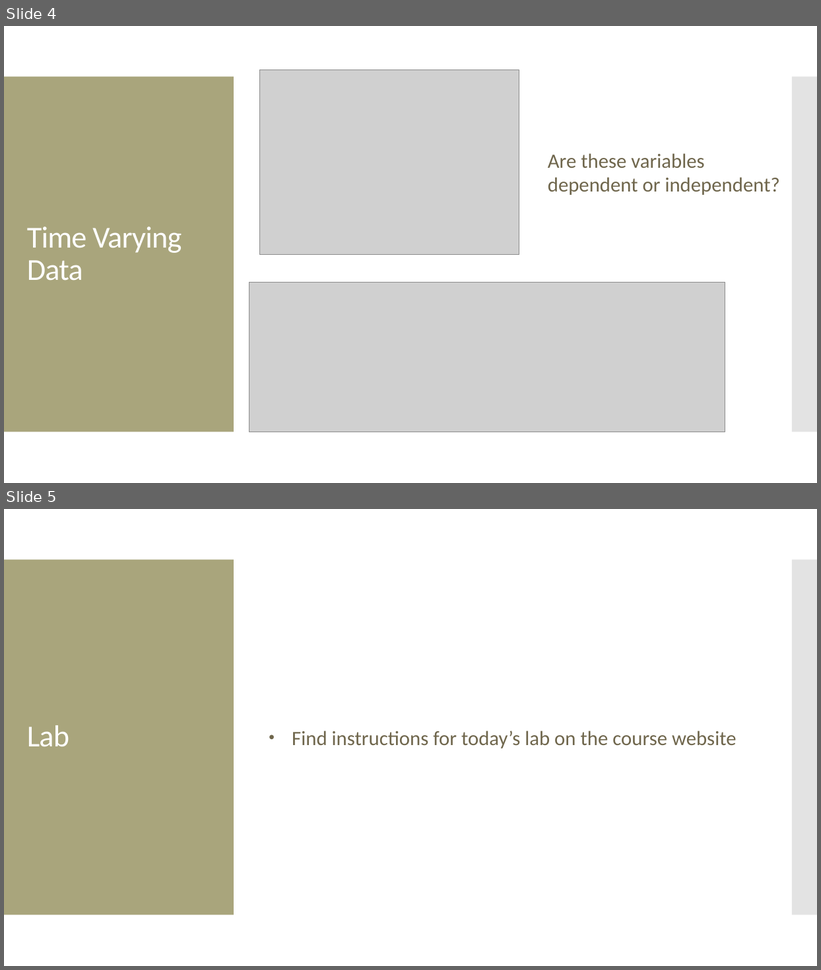
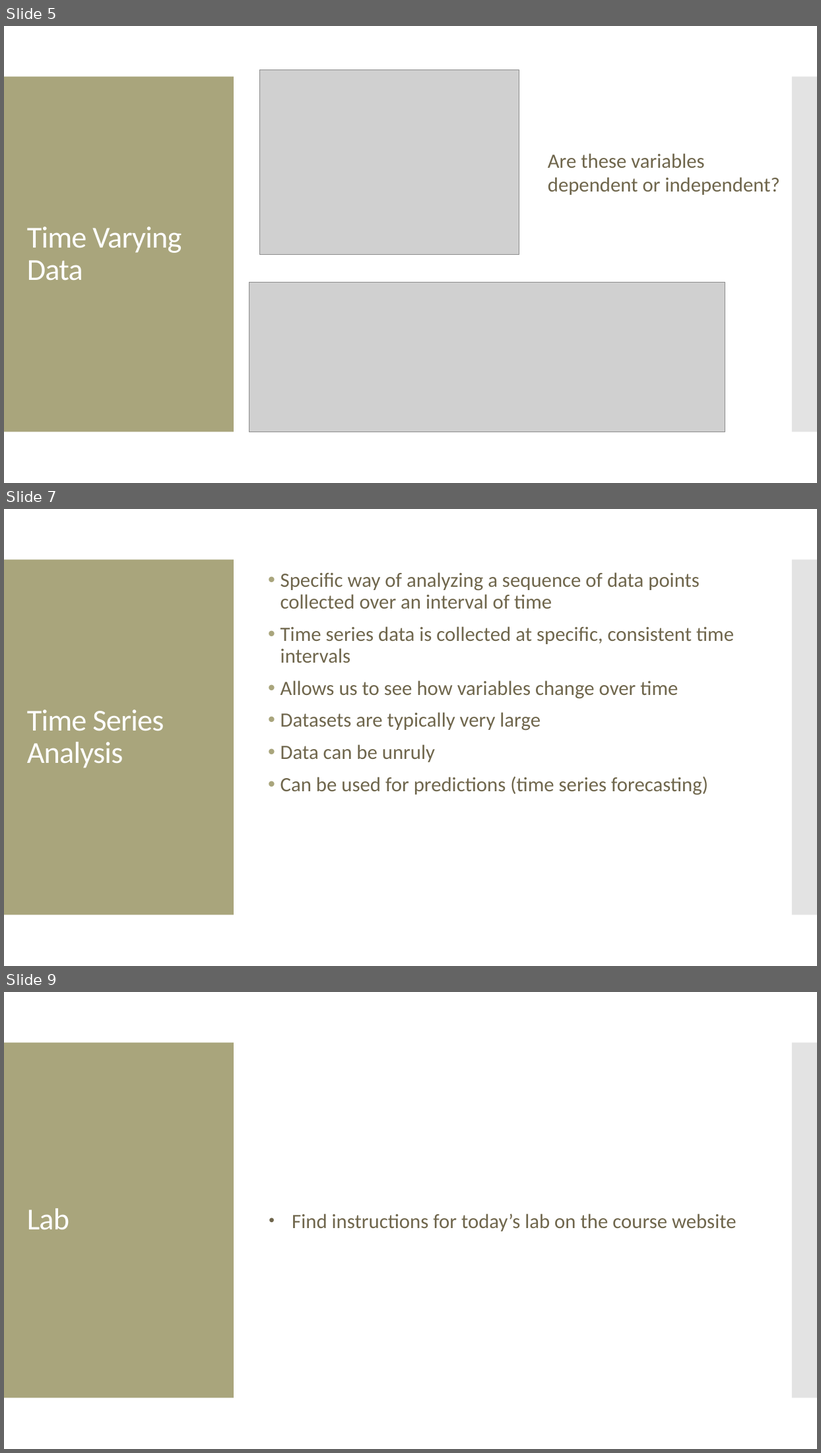
Before and after one commit to amosca01/SDS-CS235, a slide deck: slides/06-time-varying-data.pptx. Shown one above the other, each under a label of ours: slides 4 and 5 before the commit, slides 5, 7 and 9 after it; the slides between them are not shown. The pictures are 821x970 and 821x1453 pixels, drawn with LibreOffice and Linux fonts; fonts in the diff are those of the drawing; grey boxes stand for pictures. Boxes give left, top, right and bottom in pixels: in the first picture for what was removed or moved away, otherwise in the second. Text is boxed around its words. In the diff, an @@ line names an element or a change of style, - is before the commit and + after.

```diff
--- a/slides/06-time-varying-data.pptx
+++ b/slides/06-time-varying-data.pptx
@@ slide 7 added at box(4, 509, 817, 966), background #FFFFFF; not listed: 2 template elements that a slide beside it also shows @@
@@ text added at box(281, 572, 734, 795), 24 pt, text #6F664C @@
+• Specific way of analyzing a sequence of data points collected over an interval of time
+• Time series data is collected at specific, consistent time intervals
+• Allows us to see how variables change over time
+• Datasets are typically very large
+• Data can be unruly
+• Can be used for predictions (time series forecasting)
@@ title added at box(27, 710, 164, 768), 36 pt, text #FFFFFF @@
+Time Series Analysis
@@ what was slide 4 is now slide 5 @@
@@ what was slide 5 is now slide 9 @@
```
Also in this commit, not shown: 2 slides changed, 3 other slides added.
